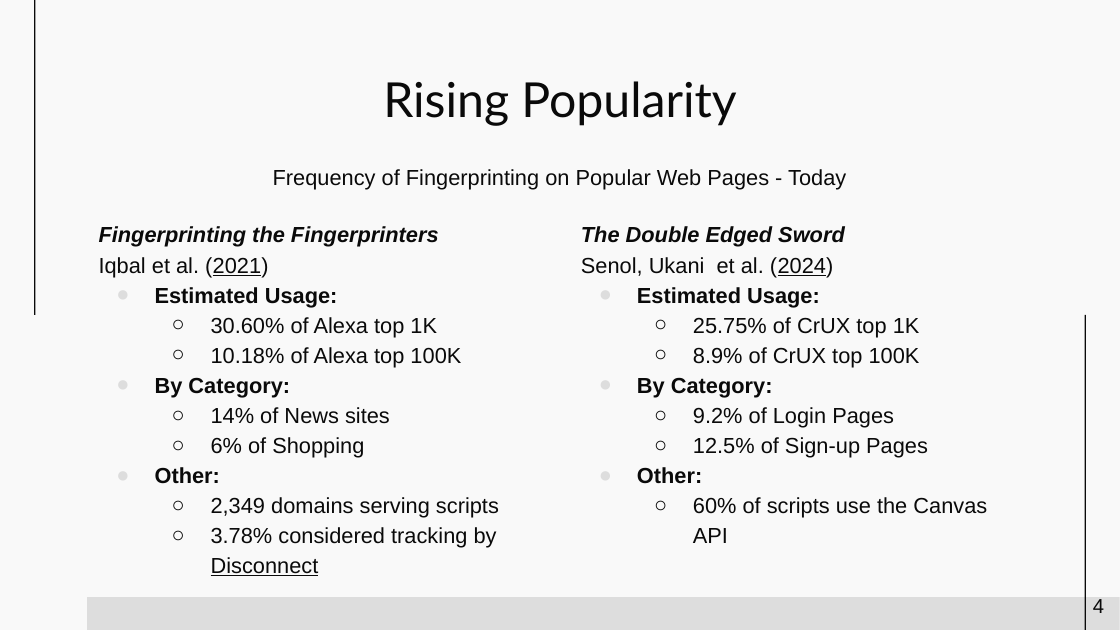
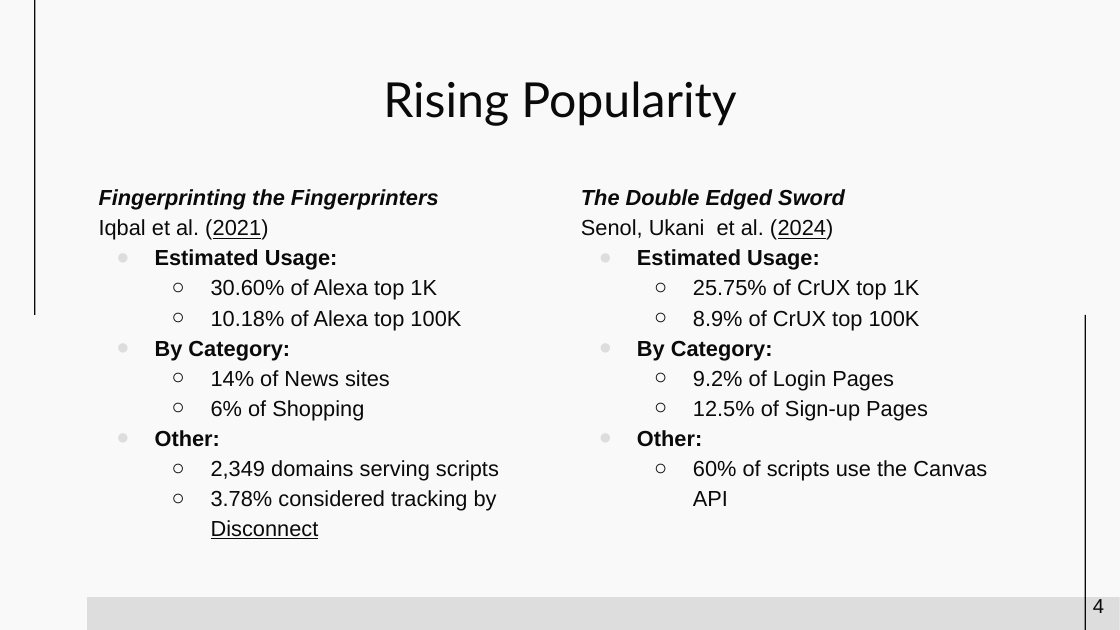
Before and after one commit to nathan-joslin/BrowserFingerprintingFormalization, a slide deck: slide 4 of presentation/NordSec2024.odp. Drawn at 1120x630 pixels with LibreOffice and Linux fonts; fonts in the diff are those of the drawing. Boxes give left, top, right and bottom in pixels: in the first picture for what was removed or moved away, otherwise in the second. Text is boxed around its words. In the diff, an @@ line names an element or a change of style, - is before the commit and + after.

```diff
--- a/presentation/NordSec2024.odp
+++ b/presentation/NordSec2024.odp
@@ text "Fingerprinting the Fingerprinters": place and size @@
-text "Fingerprinting the Fingerprinters" at <box>99,226,499,548</box>
+text "Fingerprinting the Fingerprinters" at <box>99,189,499,510</box>
@@ subtitle removed at <box>273,169,846,190</box> @@
-Frequency of Fingerprinting on Popular Web Pages - Today
@@ text "The Double Edged Sword": place and size @@
-text "The Double Edged Sword" at <box>581,226,987,543</box>
+text "The Double Edged Sword" at <box>581,189,987,506</box>
```
Also in this commit, not shown: 7 other slides changed, 5 slides added, 3 slides removed, 6 other files.
